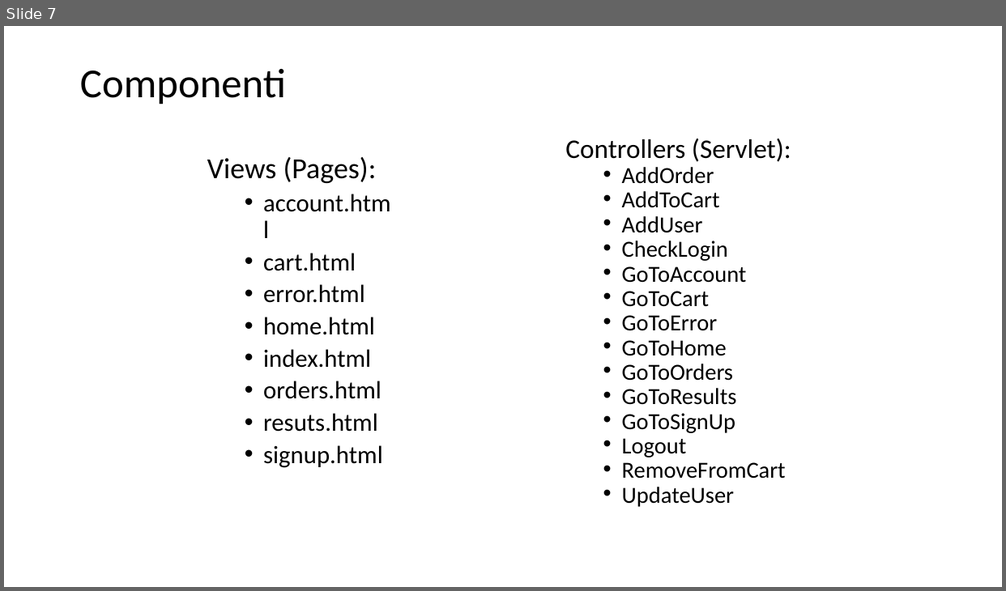
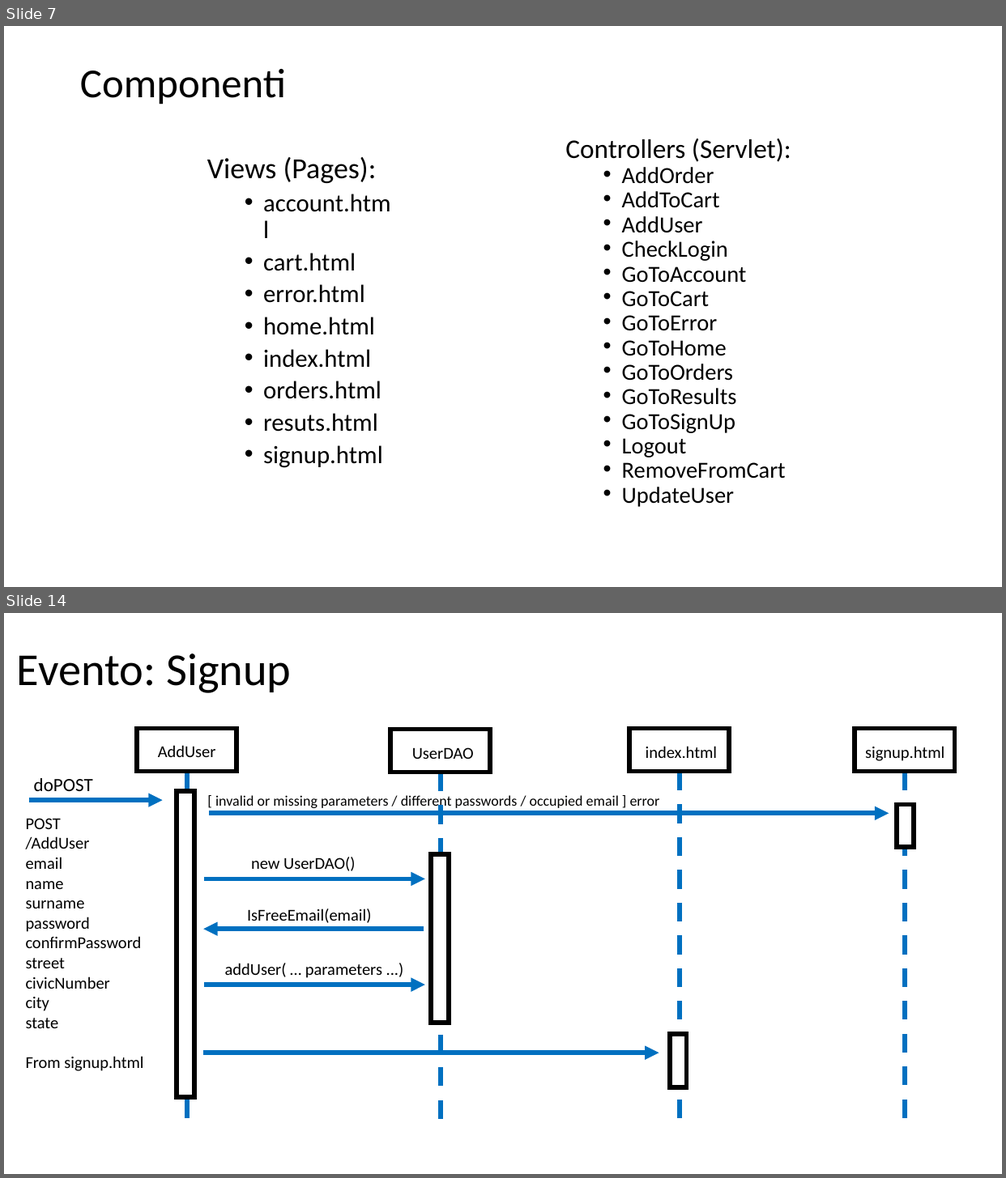
Before and after one commit to NicoleFilippi/Progetto_TIW_Polimi_2023, a slide deck: deliverables/DOCUMENTAZIONE.pptm. Shown one above the other, each under a label of ours: slide 7 before the commit, slides 7 and 14 after it; the slides between them are not shown. The pictures are 1006x591 and 1006x1178 pixels, drawn with LibreOffice and Linux fonts; fonts in the diff are those of the drawing. Boxes give left, top, right and bottom in pixels: in the first picture for what was removed or moved away, otherwise in the second. Text is boxed around its words. In the diff, an @@ line names an element or a change of style, - is before the commit and + after.

```diff
--- a/deliverables/DOCUMENTAZIONE.pptm
+++ b/deliverables/DOCUMENTAZIONE.pptm
@@ slide 14 added at (4,613,1002,1174), background #FFFFFF @@
@@ title added at (17,653,291,693), 44 pt, text #000000 @@
+Evento: Signup
@@ rectangle added at (137,728,236,771), fill #FFFFFF, outline #000000 4.5 pt @@
@@ rectangle added at (390,729,490,772), fill #FFFFFF, outline #000000 4.5 pt @@
@@ rectangle added at (629,728,729,771), fill #FFFFFF, outline #000000 4.5 pt @@
@@ rectangle added at (855,728,955,771), fill #FFFFFF, outline #000000 4.5 pt @@
@@ text added at (158,745,216,757), 16 pt, text #000000 @@
+AddUser
@@ text added at (412,747,474,759), 16 pt, text #000000 @@
+UserDAO
@@ text added at (646,746,718,758), 16 pt, text #000000 @@
+index.html
@@ text added at (865,746,944,761), 16 pt, text #000000 @@
+signup.html
@@ text added at (34,778,93,791), 18 pt, text #000000 @@
+doPOST
@@ line added from (187, 772) to (187, 1127), #0070C0 4.5 pt dashed @@
@@ line added from (441, 773) to (441, 1127), #0070C0 4.5 pt dashed @@
@@ line added from (680, 772) to (680, 1127), #0070C0 4.5 pt dashed @@
@@ line added from (906, 772) to (906, 1127), #0070C0 4.5 pt dashed @@
@@ arrow added from (29, 800) to (163, 800), #0070C0 4.5 pt @@
@@ rectangle added at (177,791,194,1097), fill #FFFFFF, outline #000000 4.5 pt @@
@@ text added at (215,795,660,810), 14 pt, text #000000 @@
+[ invalid or missing parameters / different passwords / occupied email ] error
@@ rectangle added at (897,805,914,847), fill #FFFFFF, outline #000000 4.5 pt @@
@@ text added at (26,818,143,1071), 16 pt, text #000000 @@
+POST
+/AddUser
+email
+name
+surname
+password
+confirmPassword
+street
+civicNumber
+city
+state
+From signup.html
@@ arrow added from (209, 814) to (889, 814), #0070C0 4.5 pt @@
@@ rectangle added at (432,855,449,1023), fill #FFFFFF, outline #000000 4.5 pt @@
@@ arrow added from (204, 879) to (425, 879), #0070C0 4.5 pt @@
@@ text added at (251,857,355,871), 16 pt, text #000000 @@
+new UserDAO()
@@ text added at (247,909,371,923), 16 pt, text #000000 @@
+IsFreeEmail(email)
@@ arrow added from (424, 929) to (204, 929), #0070C0 4.5 pt @@
@@ text added at (225,963,382,978), 16 pt, text #000000 @@
+addUser( … parameters ...)
@@ arrow added from (204, 985) to (425, 985), #0070C0 4.5 pt @@
@@ rectangle added at (671,1034,687,1088), fill #FFFFFF, outline #000000 4.5 pt @@
@@ arrow added from (203, 1053) to (659, 1053), #0070C0 4.5 pt @@
```
Also in this commit, not shown: 3 slides changed, 8 other slides added, 1 slide removed, 43 other files.
